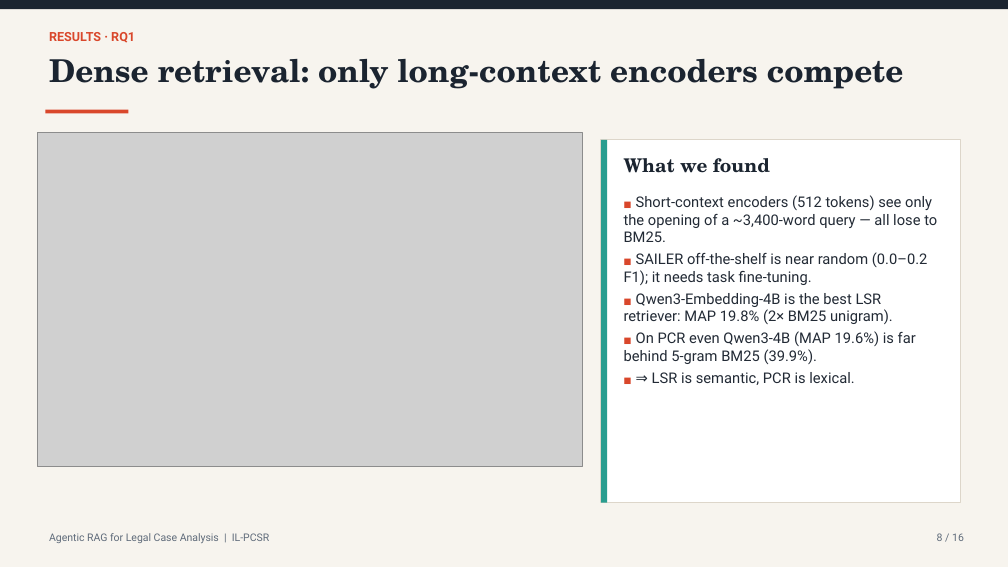
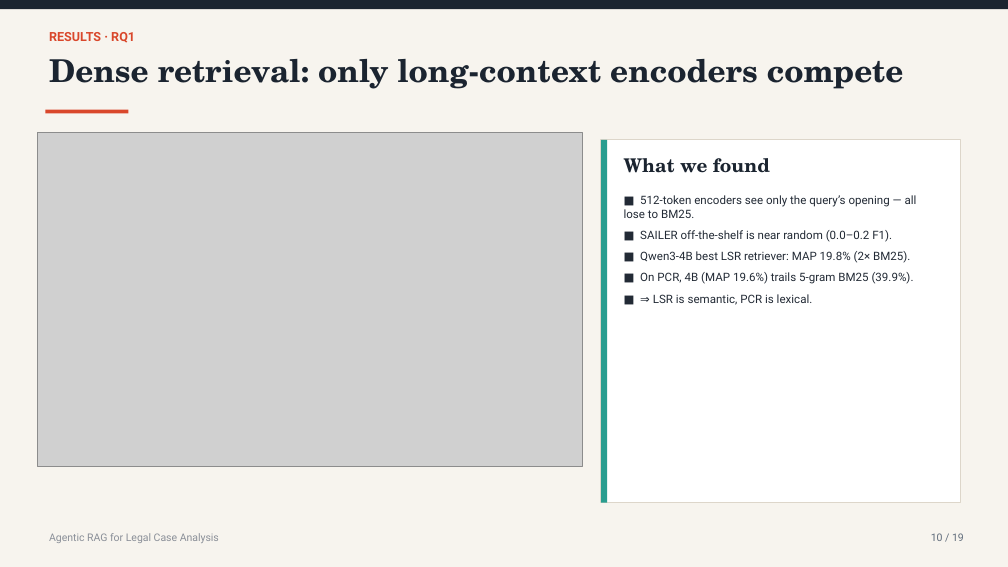
Before and after one commit to sakshi-patil-1111/legal-rag, a slide deck: slide 10 of BTech_Latex_Report/Legal_RAG_Project.pptx (slide 8 before the commit). Drawn at 1008x567 pixels with LibreOffice and Linux fonts; fonts in the diff are those of the drawing; grey boxes stand for pictures. Boxes give left, top, right and bottom in pixels: in the first picture for what was removed or moved away, otherwise in the second. Text is boxed around its words. In the diff, an @@ line names an element or a change of style, - is before the commit and + after.

```diff
--- a/BTech_Latex_Report/Legal_RAG_Project.pptx
+++ b/BTech_Latex_Report/Legal_RAG_Project.pptx
@@ text at box(624, 195, 917, 284): text changed; size 14 to 11 pt @@
-■ Short-context encoders (512 tokens) see only the opening of a ~3,400-word query — all lose to BM25.
-■ SAILER off-the-shelf is near random (0.0–0.2 F1); it needs task fine-tuning.
-■ Qwen3-Embedding-4B is the best LSR retriever: MAP 19.8% (2× BM25 unigram).
-■ On PCR even Qwen3-4B (MAP 19.6%) is far behind 5-gram BM25 (39.9%).
+■ 512-token encoders see only the query’s opening — all lose to BM25.
+■ SAILER off-the-shelf is near random (0.0–0.2 F1).
+■ Qwen3-4B best LSR retriever: MAP 19.8% (2× BM25).
+■ On PCR, 4B (MAP 19.6%) trails 5-gram BM25 (39.9%).
@@ text at box(653, 294, 813, 305): size 8 to 11 pt, text colour #D9472B to #222A35 in "■"; size 14 to 11 pt in "⇒ LSR is semantic, PCR is lexical."; more space between paragraphs @@
@@ text at box(49, 533, 219, 543): text changed; text colour #5F6B7A to #8A8F98 @@
-Agentic RAG for Legal Case Analysis | IL-PCSR
+Agentic RAG for Legal Case Analysis
@@ text at box(931, 533, 964, 541): text changed @@
-8 / 16
+10 / 19
```
Also in this commit, not shown: 14 other slides changed, 4 slides added, 1 slide removed.
